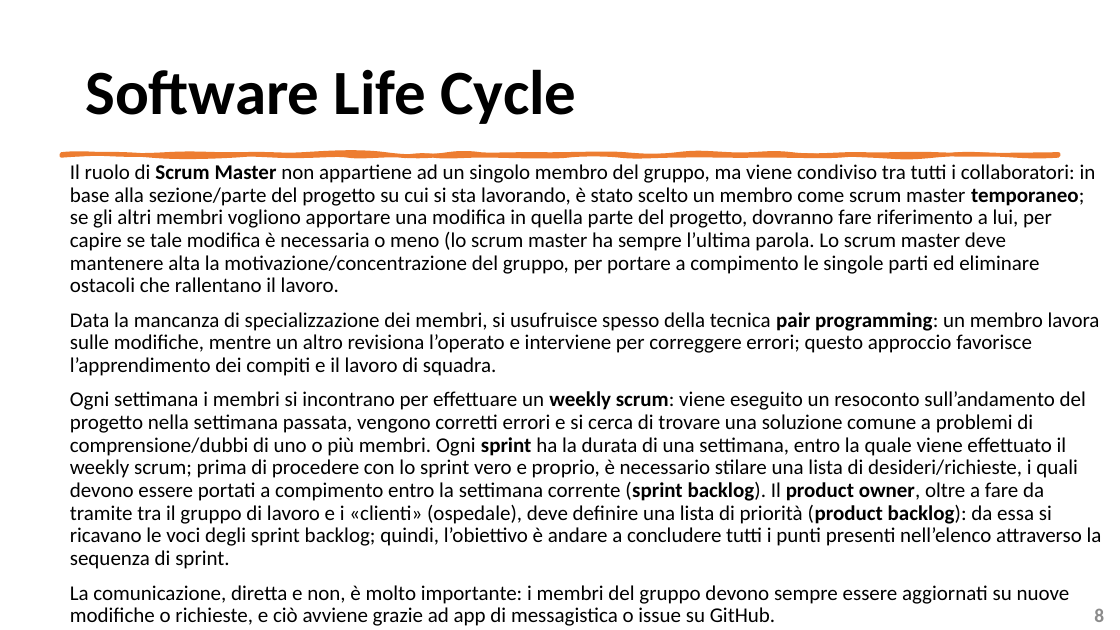
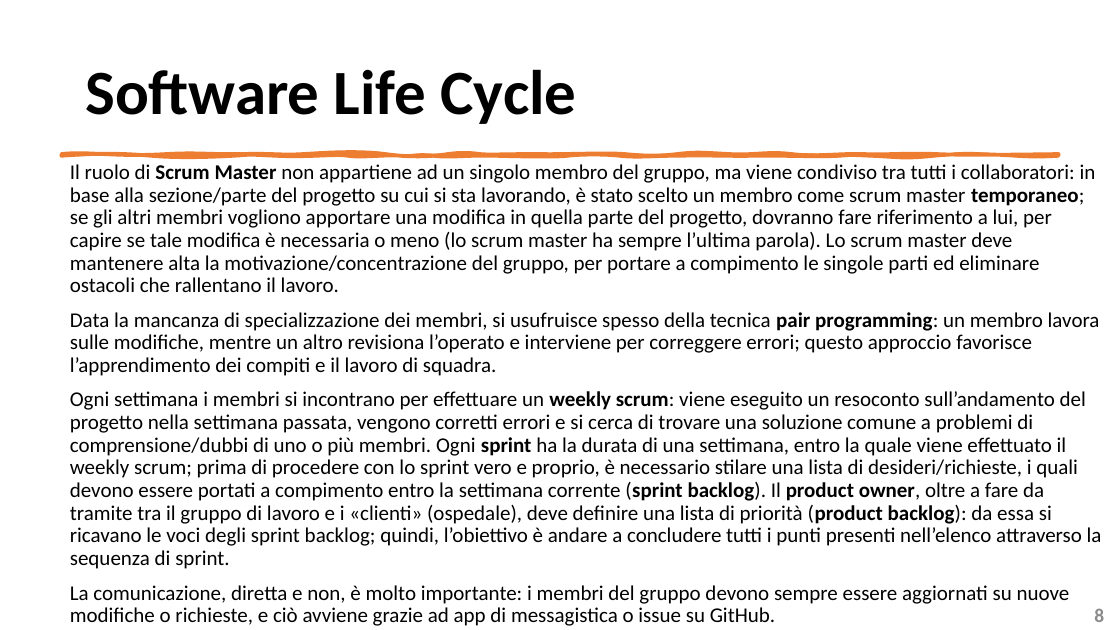
Before and after one commit to mangilimatteo/Progetto_Ingegneria_Software_Cattaneo_Mangili_Saini, a slide deck: slide 8 of Presentazione/Presentazione_Progetto.pptx. Drawn at 1120x630 pixels with LibreOffice and Linux fonts; fonts in the diff are those of the drawing. Boxes give left, top, right and bottom in pixels: in the first picture for what was removed or moved away, otherwise in the second. Text is boxed around its words. In the diff, an @@ line names an element or a change of style, - is before the commit and + after.

Commit message:
Update presentazione

```diff
--- a/Presentazione/Presentazione_Progetto.pptx
+++ b/Presentazione/Presentazione_Progetto.pptx
@@ text at bbox=[70, 164, 1096, 292]: text changed @@
-Il ruolo di Scrum Master non appartiene ad un singolo membro del gruppo, ma viene condiviso tra tutti i collaboratori: in base alla sezione/parte del progetto su cui si sta lavorando, è stato scelto un membro come scrum master temporaneo; se gli altri membri vogliono apportare una modifica in quella parte del progetto, dovranno fare riferimento a lui, per capire se tale modifica è necessaria o meno (lo scrum master ha sempre l’ultima parola. Lo scrum master deve mantenere alta la motivazione/concentrazione del gruppo, per portare a compimento le singole parti ed eliminare ostacoli che rallentano il lavoro.
+Il ruolo di Scrum Master non appartiene ad un singolo membro del gruppo, ma viene condiviso tra tutti i collaboratori: in base alla sezione/parte del progetto su cui si sta lavorando, è stato scelto un membro come scrum master temporaneo; se gli altri membri vogliono apportare una modifica in quella parte del progetto, dovranno fare riferimento a lui, per capire se tale modifica è necessaria o meno (lo scrum master ha sempre l’ultima parola). Lo scrum master deve mantenere alta la motivazione/concentrazione del gruppo, per portare a compimento le singole parti ed eliminare ostacoli che rallentano il lavoro.
```
